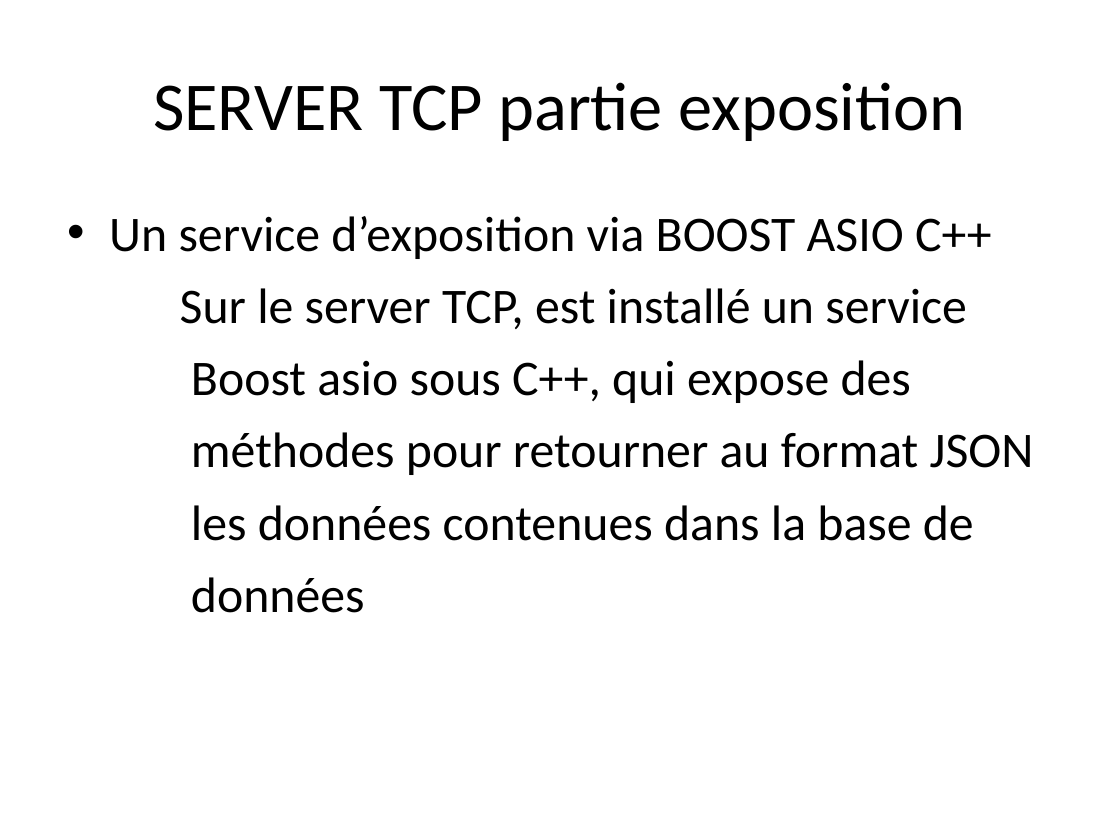
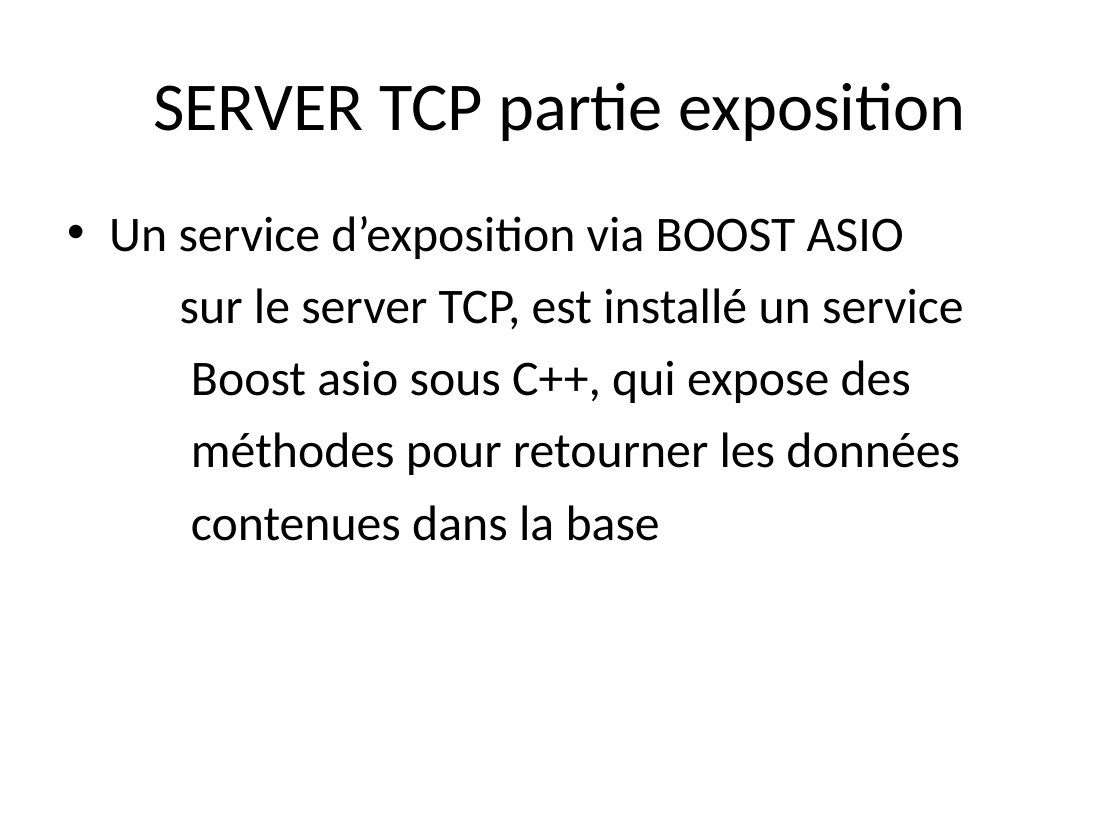
Before and after one commit to Krs-ceri/RaspberryPi, a slide deck: slide 10 of Presentation.odp (slide 9 before the commit). Drawn at 1120x840 pixels with LibreOffice and Linux fonts; fonts in the diff are those of the drawing. Boxes give left, top, right and bottom in pixels: in the first picture for what was removed or moved away, otherwise in the second. Text is boxed around its words. In the diff, an @@ line names an element or a change of style, - is before the commit and + after.

```diff
--- a/Presentation.odp
+++ b/Presentation.odp
@@ text at [109,216,964,329]: text changed @@
-• Un service d’exposition via BOOST ASIO C++
-Sur le server TCP, est installé un service
+• Un service d’exposition via BOOST ASIO
+sur le server TCP, est installé un service
@@ text at [191,432,960,541]: text changed @@
-méthodes pour retourner au format JSON
-les données contenues dans la base de
-données
+méthodes pour retourner les données
+contenues dans la base
```
Also in this commit, not shown: 3 other slides changed, 2 slides added, 1 slide removed.
